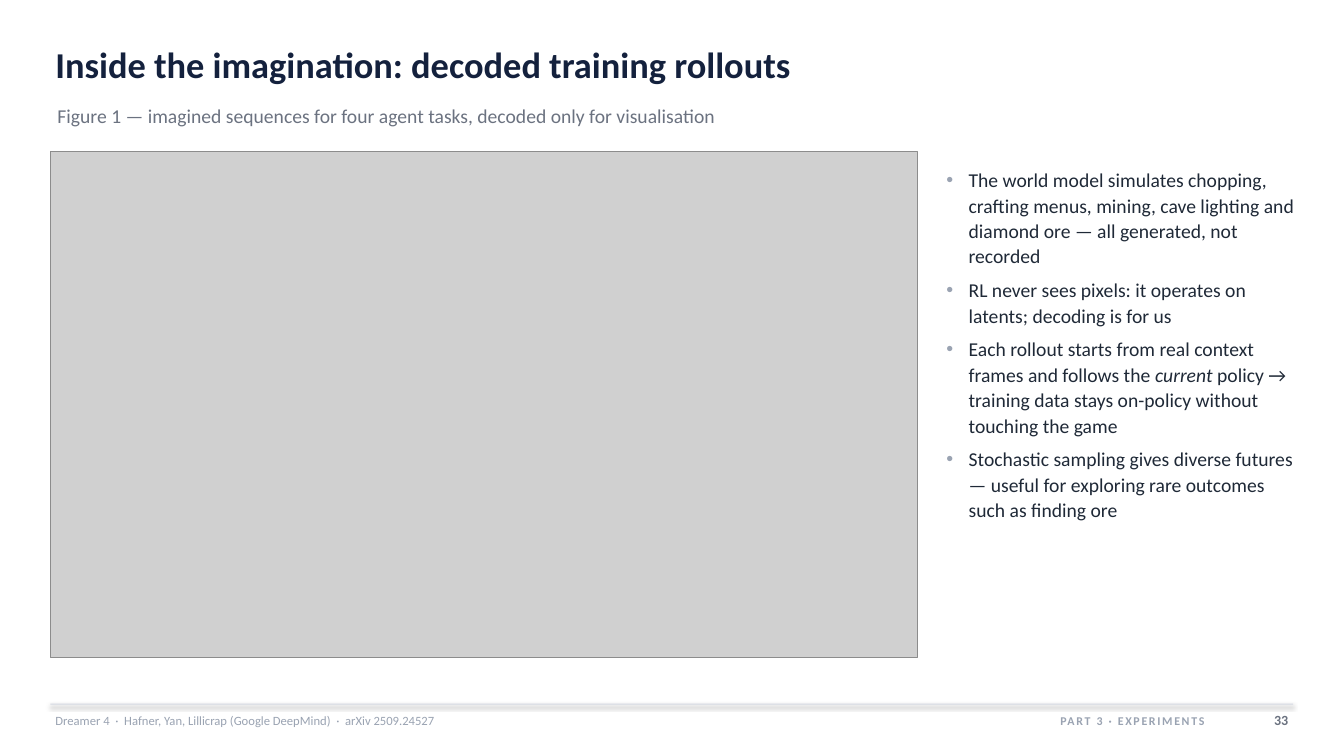
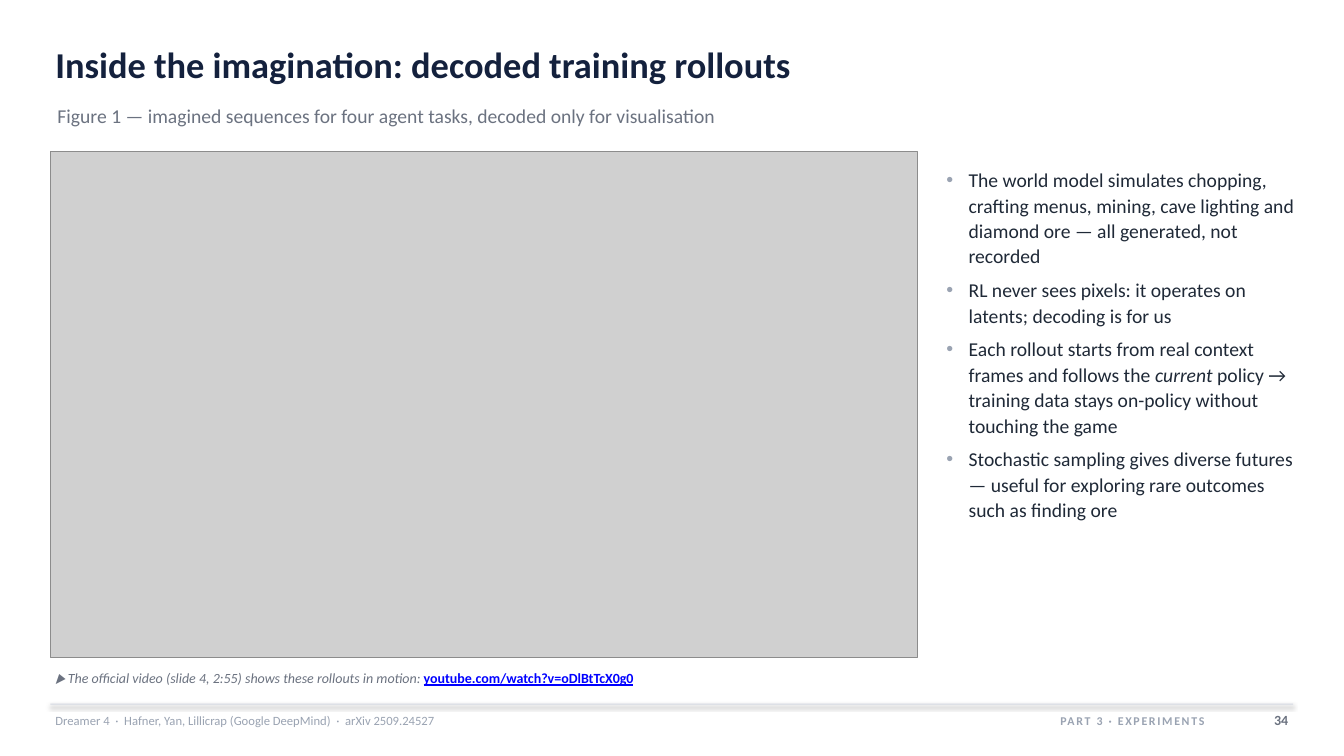
Before and after one commit to HarmannBitte/Dreamer-4, a slide deck: slide 34 of presentation/Dreamer4_Deep_Dive.pptx (slide 33 before the commit). Drawn at 1344x756 pixels with LibreOffice and Linux fonts; fonts in the diff are those of the drawing; grey boxes stand for pictures. Boxes give left, top, right and bottom in pixels: in the first picture for what was removed or moved away, otherwise in the second. Text is boxed around its words. In the diff, an @@ line names an element or a change of style, - is before the commit and + after.

```diff
--- a/presentation/Dreamer4_Deep_Dive.pptx
+++ b/presentation/Dreamer4_Deep_Dive.pptx
@@ text added at (68, 673, 634, 686), 10 pt, text #6B7280, italic @@
+▶ The official video (slide 4, 2:55) shows these rollouts in motion: youtube.com/watch?v=oDlBtTcX0g0
@@ text at (1274, 716, 1288, 725): text changed @@
-33
+34
```
Also in this commit, not shown: 45 other slides changed, 1 slide added, 10 other files.
